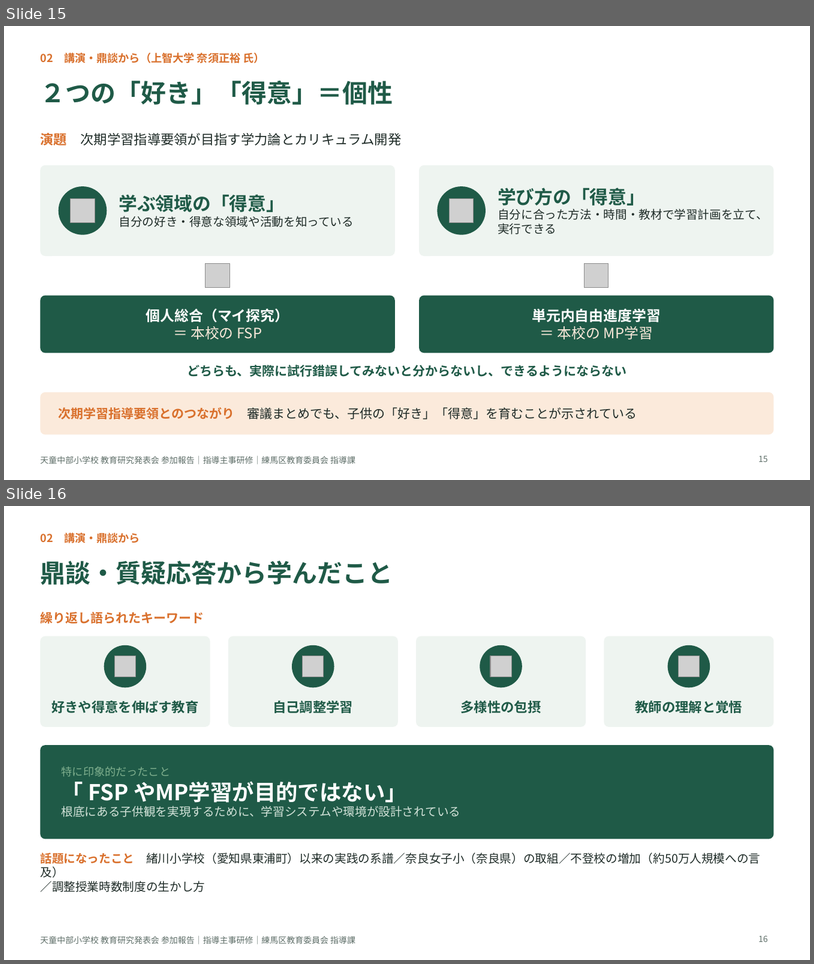
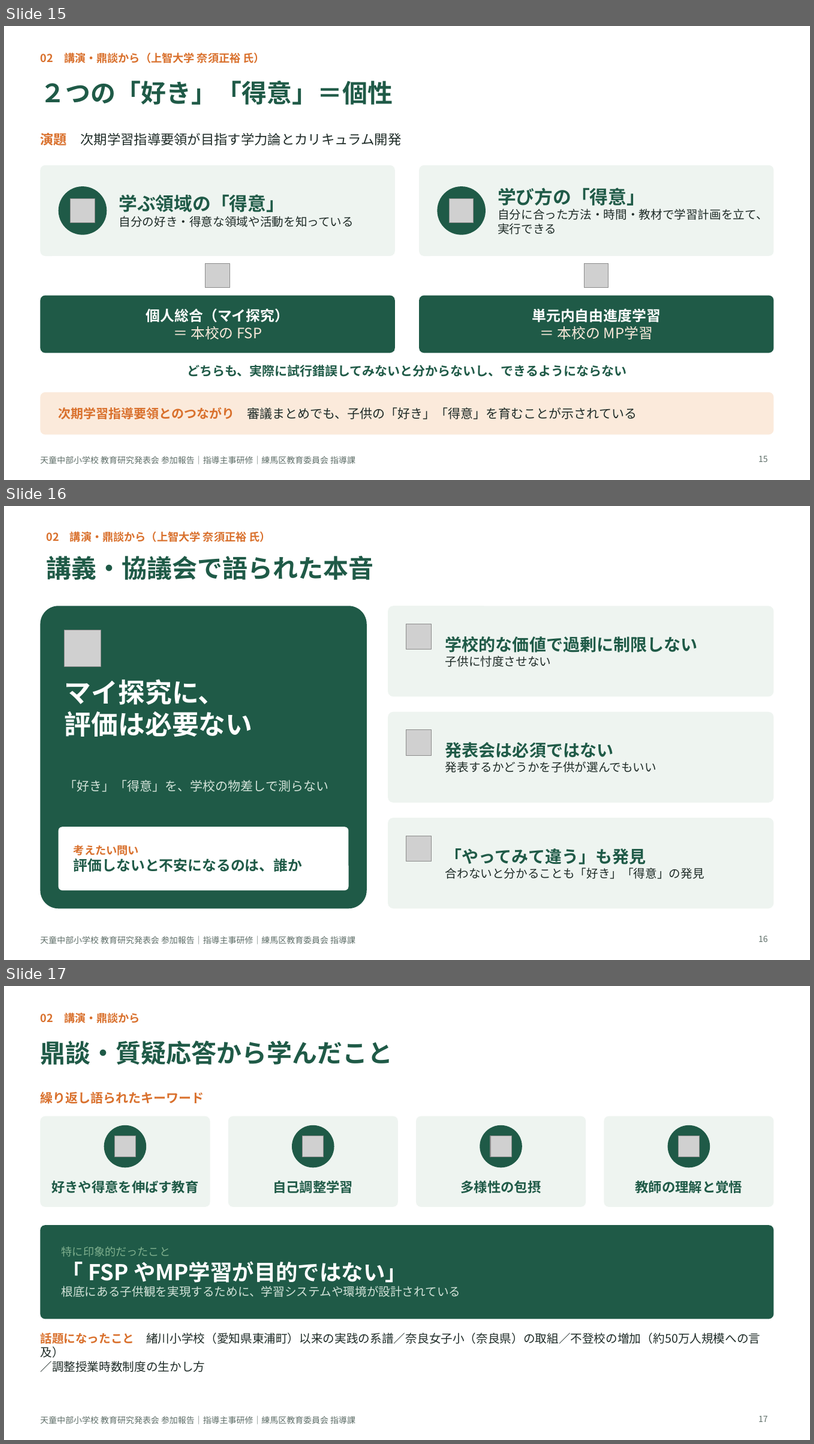
Before and after one commit to contynet730-star/con30, a slide deck: 天童中部小学校視察/081019_天童中部小学校_指導主事研修スライド_クイズ版.pptx. Shown one above the other, each under a label of ours: slides 15 and 16 before the commit, slides 15, 16 and 17 after it. The pictures are 814x964 and 814x1444 pixels, drawn with LibreOffice and Linux fonts; fonts in the diff are those of the drawing; grey boxes stand for pictures. Boxes give left, top, right and bottom in pixels: in the first picture for what was removed or moved away, otherwise in the second. Text is boxed around its words. In the diff, an @@ line names an element or a change of style, - is before the commit and + after.

```diff
--- a/天童中部小学校視察/081019_天童中部小学校_指導主事研修スライド_クイズ版.pptx
+++ b/天童中部小学校視察/081019_天童中部小学校_指導主事研修スライド_クイズ版.pptx
@@ slide 16 added at bbox=[4, 506, 810, 960], background #FFFFFF; not listed: 1 template element that a slide beside it also shows @@
@@ text added at bbox=[46, 531, 271, 542], 13 pt, text #D9702C, bold @@
+02 講演・鼎談から（上智大学 奈須正裕 氏）
@@ title added at bbox=[46, 556, 374, 580], 30 pt, text #1F5A47, bold @@
+講義・協議会で語られた本音
@@ rounded rectangle added at bbox=[40, 606, 367, 908], fill #1F5A47 @@
@@ rounded rectangle added at bbox=[388, 606, 774, 697], fill #EEF4F0 @@
@@ picture added at bbox=[65, 630, 101, 666] @@
@@ picture added at bbox=[406, 624, 432, 649] @@
@@ text added at bbox=[446, 636, 698, 667], 20 pt, text #1F5A47, bold @@
+学校的な価値で過剰に制限しない
+子供に忖度させない
@@ text added at bbox=[65, 679, 253, 736], 32 pt, text #FFFFFF, bold @@
+マイ探究に、
+評価は必要ない
@@ rounded rectangle added at bbox=[388, 712, 774, 802], fill #EEF4F0 @@
@@ picture added at bbox=[406, 730, 432, 755] @@
@@ text added at bbox=[446, 742, 657, 772], 14 pt, text #1E2B27 @@
+発表会は必須ではない
+発表するかどうかを子供が選んでもいい
@@ text added at bbox=[65, 780, 329, 792], 15 pt, text #D3E3D9 @@
+「好き」「得意」を、学校の物差しで測らない
@@ rounded rectangle added at bbox=[59, 826, 349, 890], fill #FFFFFF @@
@@ rounded rectangle added at bbox=[388, 817, 774, 908], fill #EEF4F0 @@
@@ text added at bbox=[74, 844, 302, 871], 17 pt, text #1F5A47, bold @@
+考えたい問い
+評価しないと不安になるのは、誰か
@@ picture added at bbox=[406, 835, 432, 861] @@
@@ text added at bbox=[446, 848, 705, 879], 14 pt, text #1E2B27 @@
+「やってみて違う」も発見
+合わないと分かることも「好き」「得意」の発見
@@ page number added at bbox=[759, 935, 768, 942], 10 pt, text #5E6E68 @@
+16
@@ what was slide 16 is now slide 17 @@
@@ page number at bbox=[759, 1415, 768, 1422]: text changed @@
-16
+17
```
Also in this commit, not shown: 2 slides changed.
